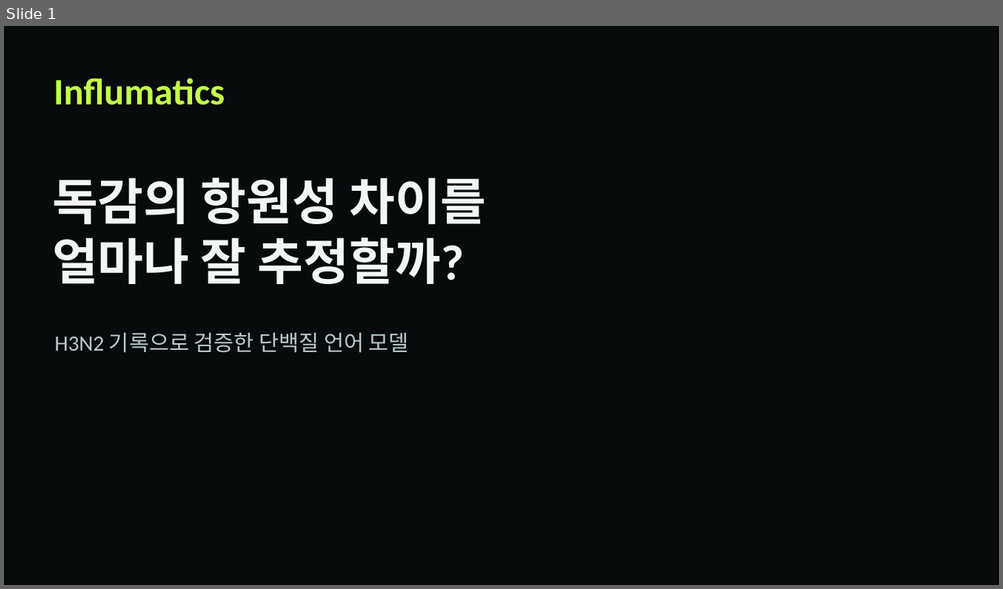
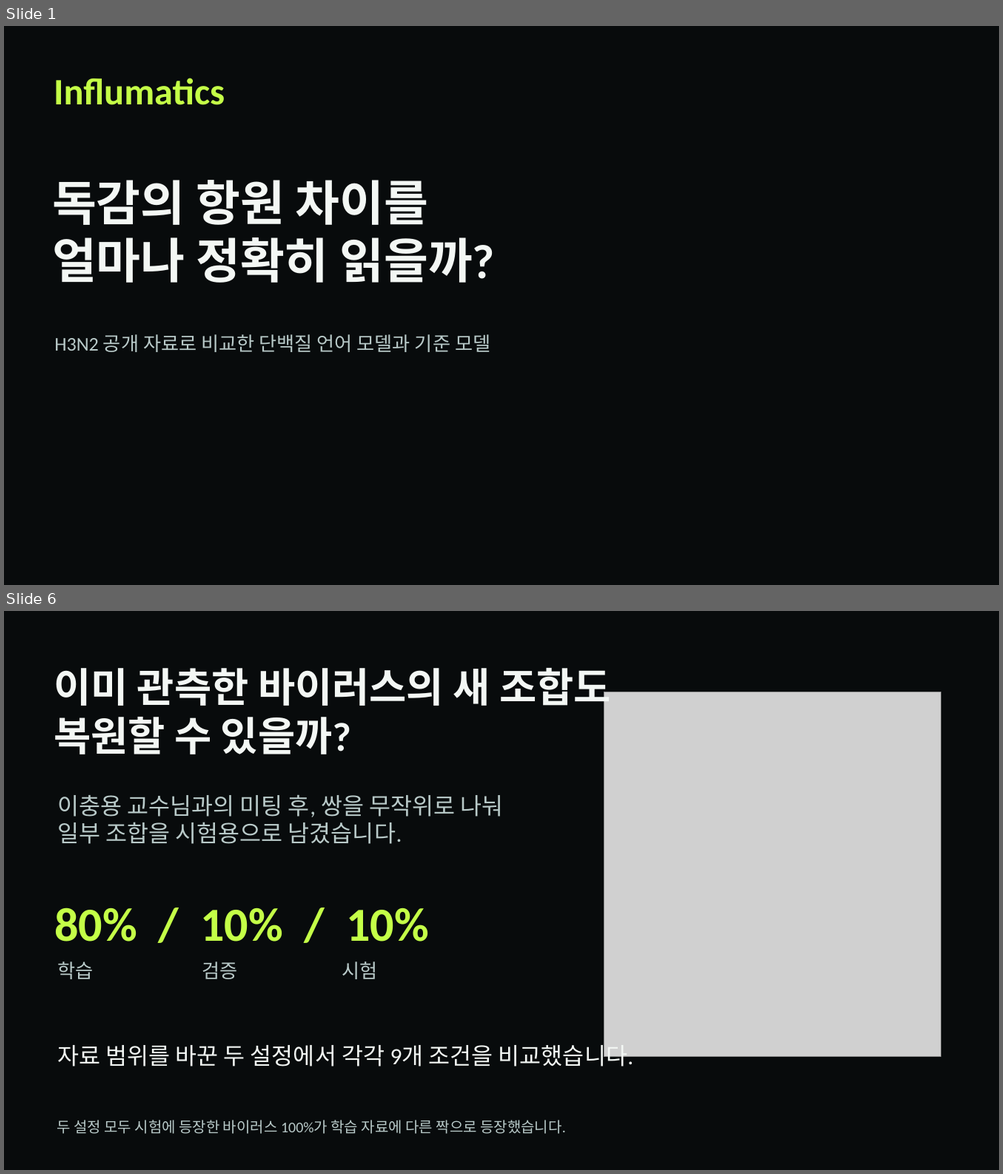
Before and after one commit to ssy2205/influmatics, a slide deck: web/frontend/public/research/results/influmatics-results.pptx. Shown one above the other, each under a label of ours: slide 1 before the commit, slides 1 and 6 after it; the slides between them are not shown. The pictures are 1003x589 and 1003x1174 pixels, drawn with LibreOffice and Linux fonts; fonts in the diff are those of the drawing; grey boxes stand for pictures; background and template pictures are left out. Boxes give left, top, right and bottom in pixels: in the first picture for what was removed or moved away, otherwise in the second. Text is boxed around its words. In the diff, an @@ line names an element or a change of style, - is before the commit and + after.

```diff
--- a/web/frontend/public/research/results/influmatics-results.pptx
+++ b/web/frontend/public/research/results/influmatics-results.pptx
@@ slide 6 added at <box>4,611,999,1170</box>, background #080B0C @@
@@ text added at <box>54,668,611,755</box>, 39 pt, text #F3F7F4, bold @@
+이미 관측한 바이러스의 새 조합도
+복원할 수 있을까?
@@ picture added at <box>604,692,940,1057</box> @@
@@ text added at <box>57,795,504,844</box>, 22.5 pt, text #B9CAC9 @@
+이충용 교수님과의 미팅 후, 쌍을 무작위로 나눠
+일부 조합을 시험용으로 남겼습니다.
@@ text added at <box>54,908,429,942</box>, 45.8 pt, text #C4FF47, bold @@
+80% / 10% / 10%
@@ text added at <box>57,962,377,980</box>, 18.8 pt, text #B9CAC9 @@
+학습 검증 시험
@@ text added at <box>57,1041,633,1067</box>, 22.5 pt, text #F3F7F4 @@
+자료 범위를 바꾼 두 설정에서 각각 9개 조건을 비교했습니다.
@@ text added at <box>57,1120,566,1134</box>, 14.2 pt, text #B9CAC9 @@
+두 설정 모두 시험에 등장한 바이러스 100%가 학습 자료에 다른 짝으로 등장했습니다.
@@ slide 1 changed as well @@
@@ text at <box>52,180,495,283</box>: text changed; size 48 to 46.5 pt @@
-독감의 항원성 차이를
-얼마나 잘 추정할까?
+독감의 항원 차이를
+얼마나 정확히 읽을까?
@@ text at <box>54,335,490,352</box>: text changed; size 21 to 18.8 pt @@
-H3N2 기록으로 검증한 단백질 언어 모델
+H3N2 공개 자료로 비교한 단백질 언어 모델과 기준 모델
```
Also in this commit, not shown: 1 other slide changed, 4 other slides added, 4 slides removed, 3 other files.
